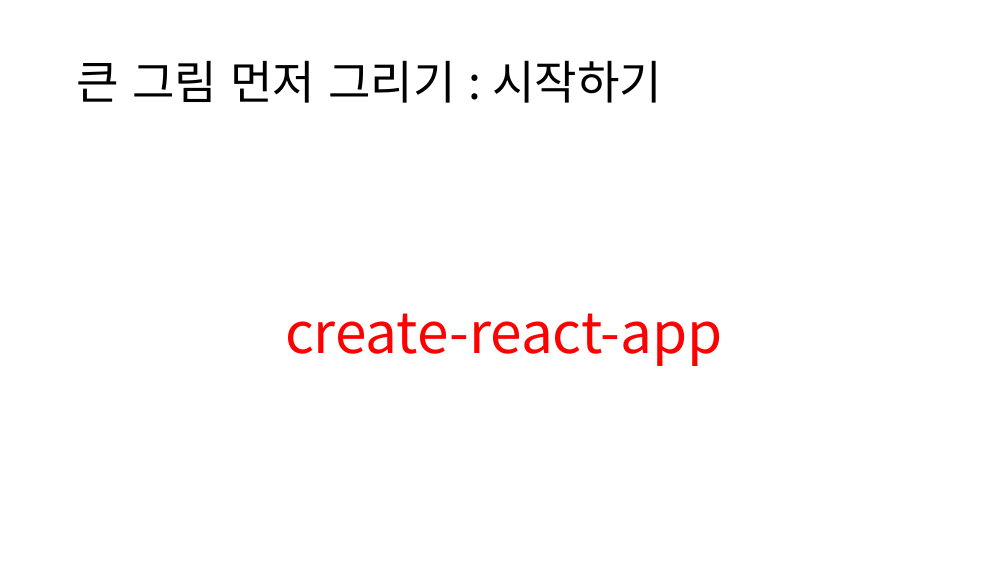
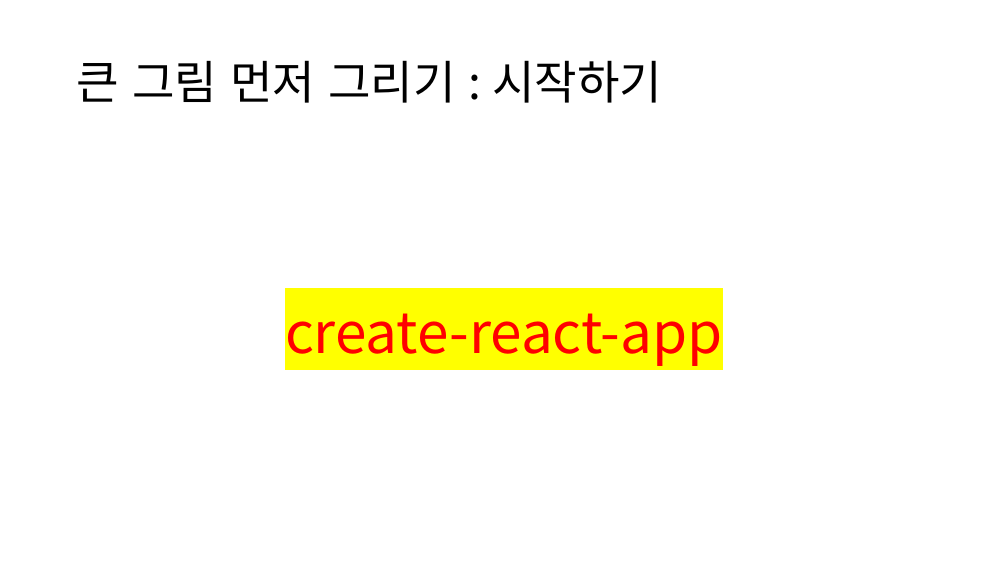
Before and after one commit to ctrl-z-won/Dev-Log, a slide deck: slide 8 of react/ctrlz1-0313.pptx. Drawn at 1008x567 pixels with LibreOffice and Linux fonts; fonts in the diff are those of the drawing. Boxes give left, top, right and bottom in pixels: in the first picture for what was removed or moved away, otherwise in the second. Text is boxed around its words. In the diff, an @@ line names an element or a change of style, - is before the commit and + after.

```diff
--- a/react/ctrlz1-0313.pptx
+++ b/react/ctrlz1-0313.pptx
@@ text "create-react-app" at bbox=[285, 313, 723, 366]: highlight none to #FFFF00 @@
```
Also in this commit, not shown: 9 other files.
